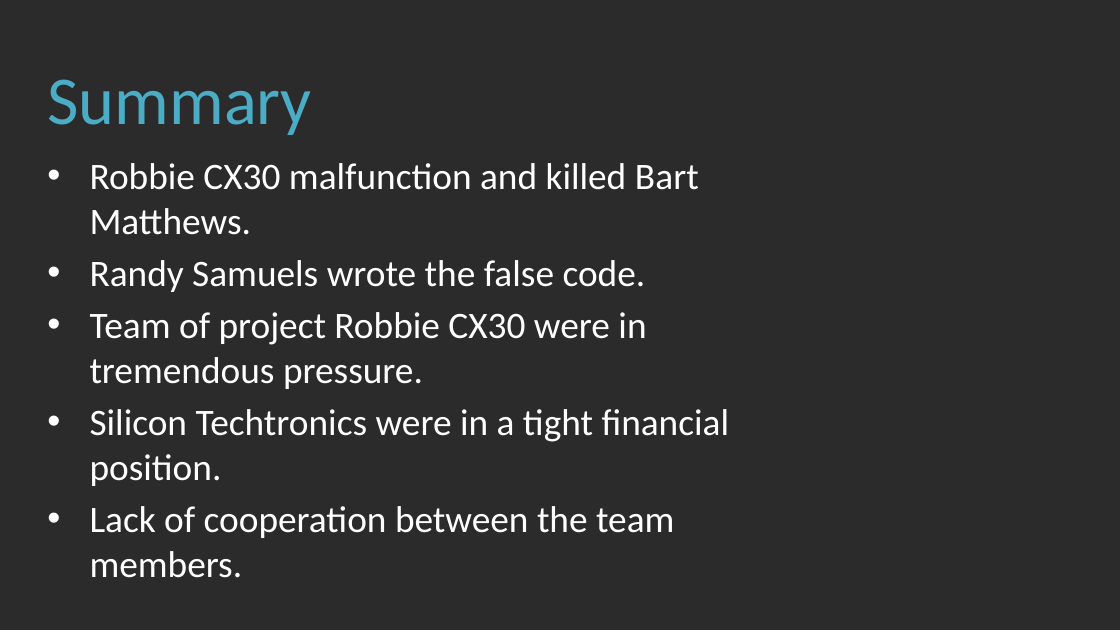
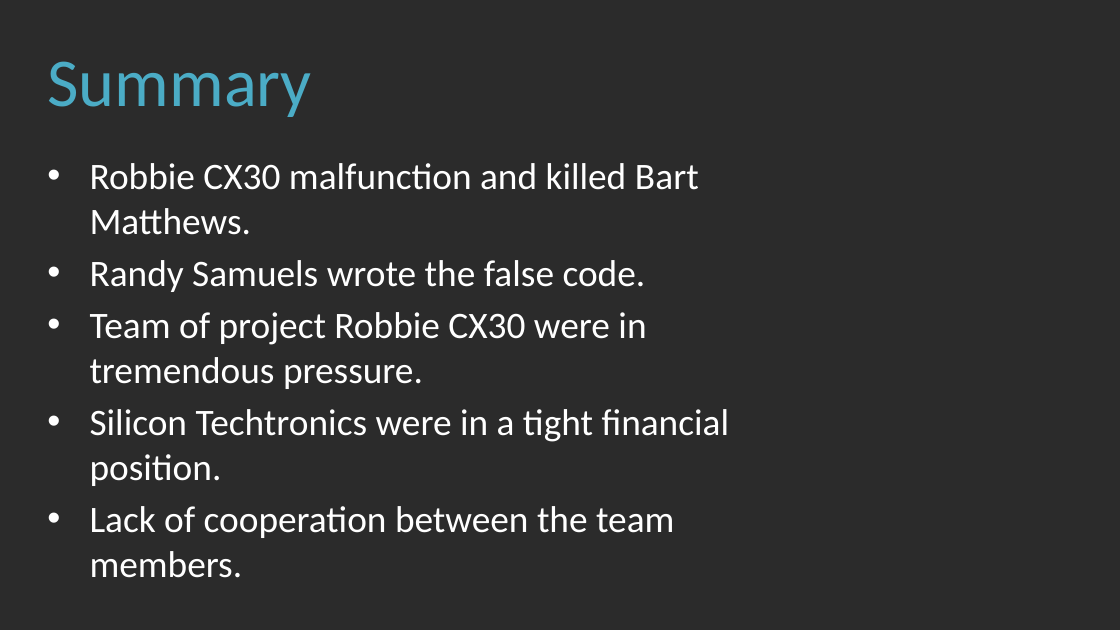
Before and after one commit to anil4956/HI, a slide deck: slide 5 of Killer Fish/Killer Robot.pptx (slide 6 before the commit). Drawn at 1120x630 pixels with LibreOffice and Linux fonts; fonts in the diff are those of the drawing; background and template pictures are left out; a plain dark background stands for a picture behind light text. Boxes give left, top, right and bottom in pixels: in the first picture for what was removed or moved away, otherwise in the second. Text is boxed around its words. In the diff, an @@ line names an element or a change of style, - is before the commit and + after.

```diff
--- a/Killer Fish/Killer Robot.pptx
+++ b/Killer Fish/Killer Robot.pptx
@@ title "Summary": place and size @@
-title "Summary" at [47,79,311,135]
+title "Summary" at [47,61,311,117]
```
Also in this commit, not shown: 8 other slides changed, 1 slide removed.
